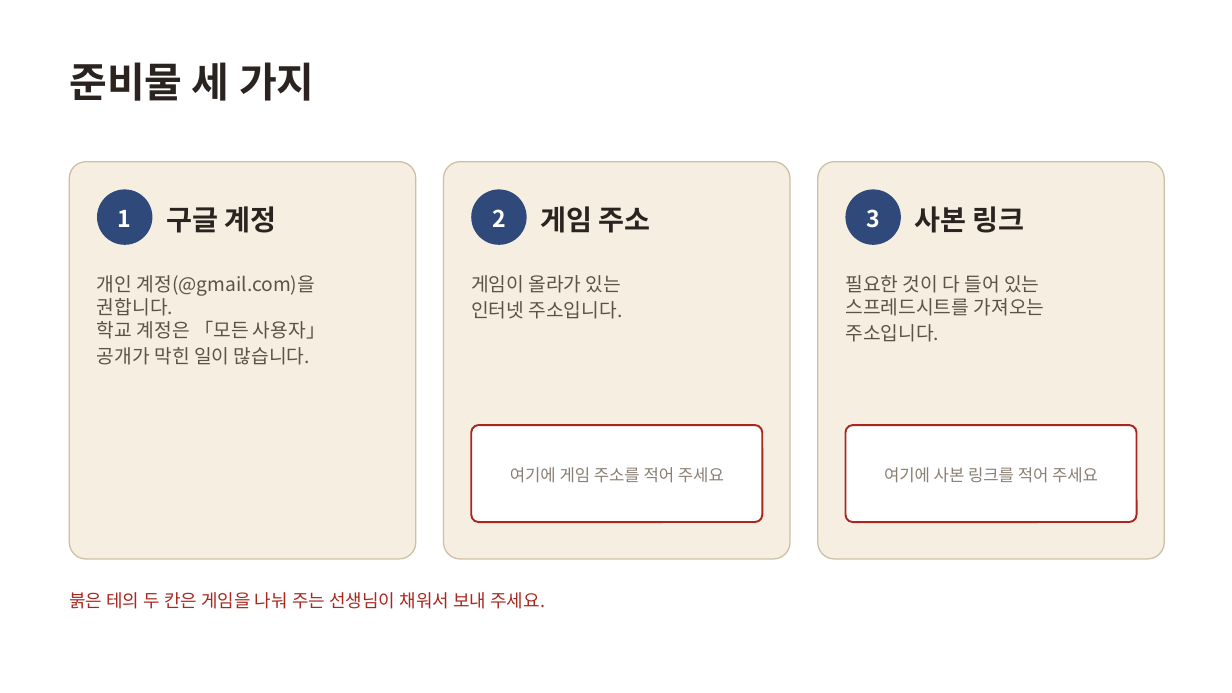
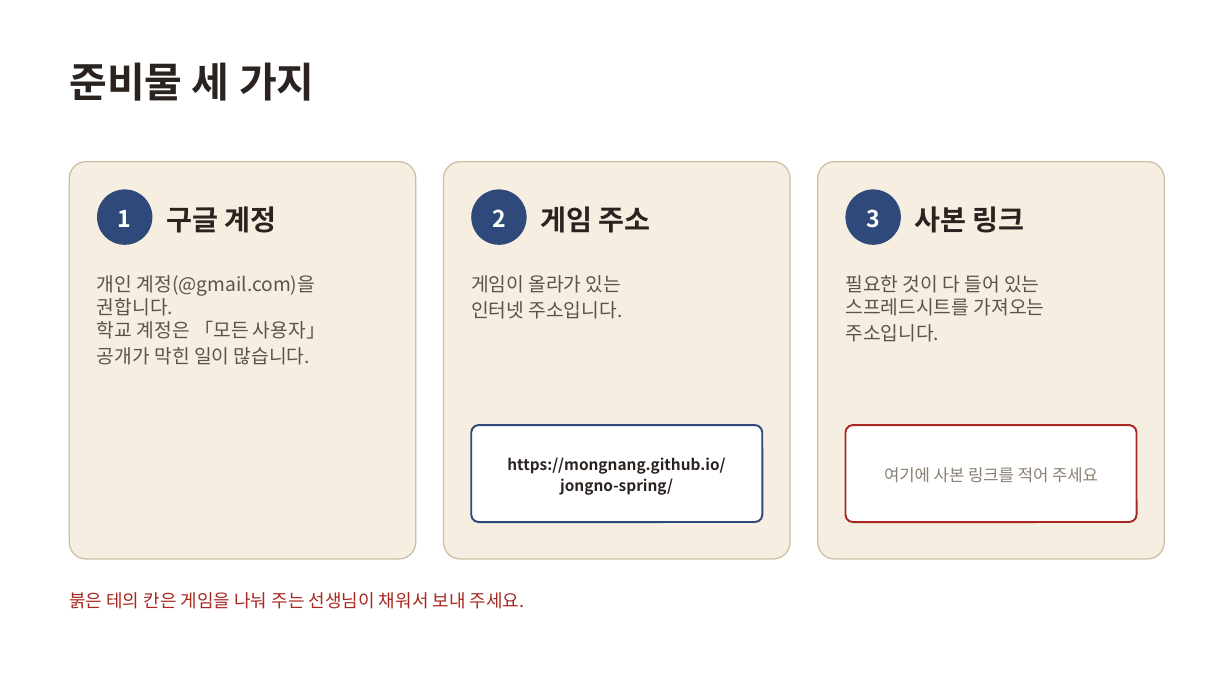
Before and after one commit to mongnang/jongno-spring, a slide deck: slide 3 of docs/우리 반 연결 안내.pptx. Drawn at 1232x693 pixels with LibreOffice and Linux fonts; fonts in the diff are those of the drawing. Boxes give left, top, right and bottom in pixels: in the first picture for what was removed or moved away, otherwise in the second. Text is boxed around its words. In the diff, an @@ line names an element or a change of style, - is before the commit and + after.

```diff
--- a/docs/우리 반 연결 안내.pptx
+++ b/docs/우리 반 연결 안내.pptx
@@ rounded rectangle "https://mongnang.github.io/jongno-spring/" at (471,425,762,522): outline #A8281F 1.5 pt to #2F4A7A 1.5 pt @@
@@ text in rounded rectangle at (507,457,725,495): text changed; size 13 to 12 pt; text colour #8A7F72 to #2B2320; bold on @@
-여기에 게임 주소를 적어 주세요
+https://mongnang.github.io/jongno-spring/
@@ text at (69,592,525,609): text changed @@
-붉은 테의 두 칸은 게임을 나눠 주는 선생님이 채워서 보내 주세요.
+붉은 테의 칸은 게임을 나눠 주는 선생님이 채워서 보내 주세요.
```
